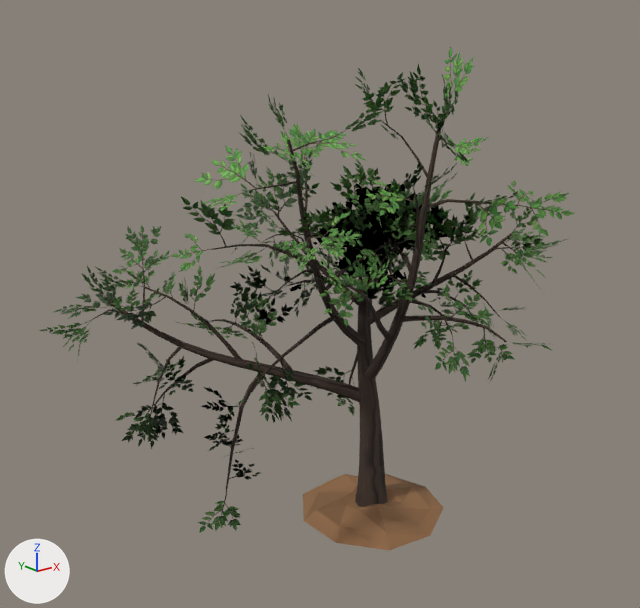
The glTF model game/assets/models/ZB_agac_sidr_a3.glb: old version first, new version second.
One viewpoint serves both versions: a 50 mm lens placed at (-2.85, -3.12, 2.47), pointed at (-0.17, 0.22, 1.13). Every picture has the same lights, and +X, +Y and +Z are marked at lower left. The first picture is the older version. Vertices at exactly the same position are counted once.

Script lines for the objects in view, before the commit:
```python
me_zb_agac_sidr_a3 = bpy.data.meshes.new('ZB_agac_sidr_a3')
me_zb_agac_sidr_a3.from_pydata(...)  # 2856 vertices, 3382 faces; spans x -1.36..1.16, y -1.2..1.5, z -0.29..2.46
# faces by material slot: [2472, 856, 54]
me_zb_agac_sidr_a3.materials.append(mat_kabuk)
me_zb_agac_sidr_a3.materials.append(mat_yaprak_sidr)
me_zb_agac_sidr_a3.materials.append(mat_mat)
ob_zb_agac_sidr_a3 = bpy.data.objects.new('ZB_agac_sidr_a3', me_zb_agac_sidr_a3)
ob_zb_agac_sidr_a3.location = (0.0, 0.0, 0.0)
```
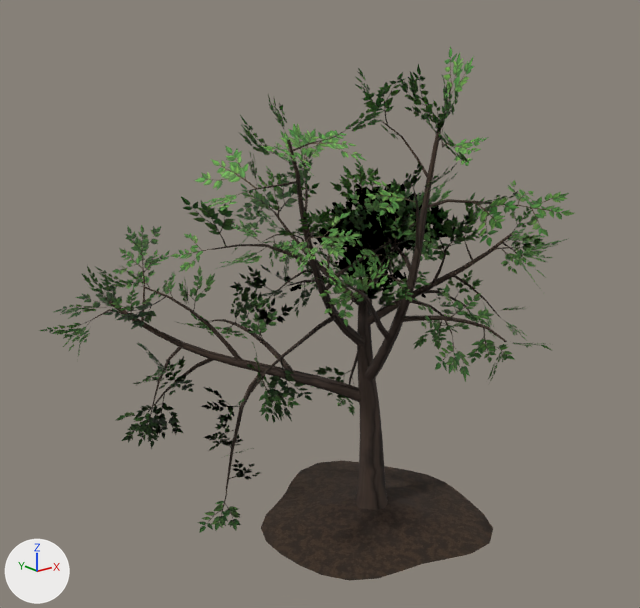
What changed in the scene script:
```text
Add img_yuzey_toprak_png:
    img_yuzey_toprak_png = load_image('yuzey_toprak.png', '../dokular/yuzey_toprak.png', 512, 512, 'sRGB')
Add mat_yuzey_toprak:
    mat_yuzey_toprak = bpy.data.materials.new('yuzey_toprak')
    # uses the picture img_yuzey_toprak_png
Change me_zb_agac_sidr_a3:
    used by ob_zb_agac_sidr_a3; location = (0.0, 0.0, 0.0)
    remove me_zb_agac_sidr_a3.from_pydata(...)  # 2856 vertices, 3382 faces; spans x -1.36..1.16, y -1.2..1.5, z -0.29..2.46
    add me_zb_agac_sidr_a3.from_pydata(...)  # 3052 vertices, 3748 faces; spans x -1.36..1.16, y -1.2..1.5, z -0.29..2.46
    me_zb_agac_sidr_a3 part 1
    28 vertices are removed from x -0.36..0.39, y -0.39..0.38, z 0.0..0.08
    54 faces are deleted
    1 vertex moves within x -0.12, y 0.06, z 0.04
    203 vertices are added at x -0.6..0.57, y -0.59..0.64, z -0.04..0.05
    6 new vertices lie (0.05, 0.04, 0.0) away from vertices in x -0.37..0.19, y -0.29..0.26, z -0.01..0.04
    5 new vertices lie (0.06, -0.01, -0.01) away from vertices in x -0.16..0.3, y -0.2..0.01, z 0.0..0.05
    5 new vertices lie (0.06, -0.03, 0.0) away from vertices in x -0.36..0.06, y -0.27..0.28, z 0.0..0.04
    5 new vertices lie (0.05, -0.04, 0.0) away from vertices in x -0.34..0.31, y -0.25..0.27, z -0.01..0.04
    420 new faces join them, mat_yuzey_toprak
    remove me_zb_agac_sidr_a3.materials.append(mat_mat)
    add me_zb_agac_sidr_a3.materials.append(mat_yuzey_toprak)
```

Boxes [x1, y1, x2, y2] around the edits, measured in the pictures (640 x 608 px):
'ZB_agac_sidr_a3', reshaped (6% taller)
    before: [39, 46, 575, 550]
    after: [39, 46, 575, 581]
part 1 of me_zb_agac_sidr_a3, reshaped
    before: [303, 474, 444, 550]
    after: [261, 461, 493, 581]
